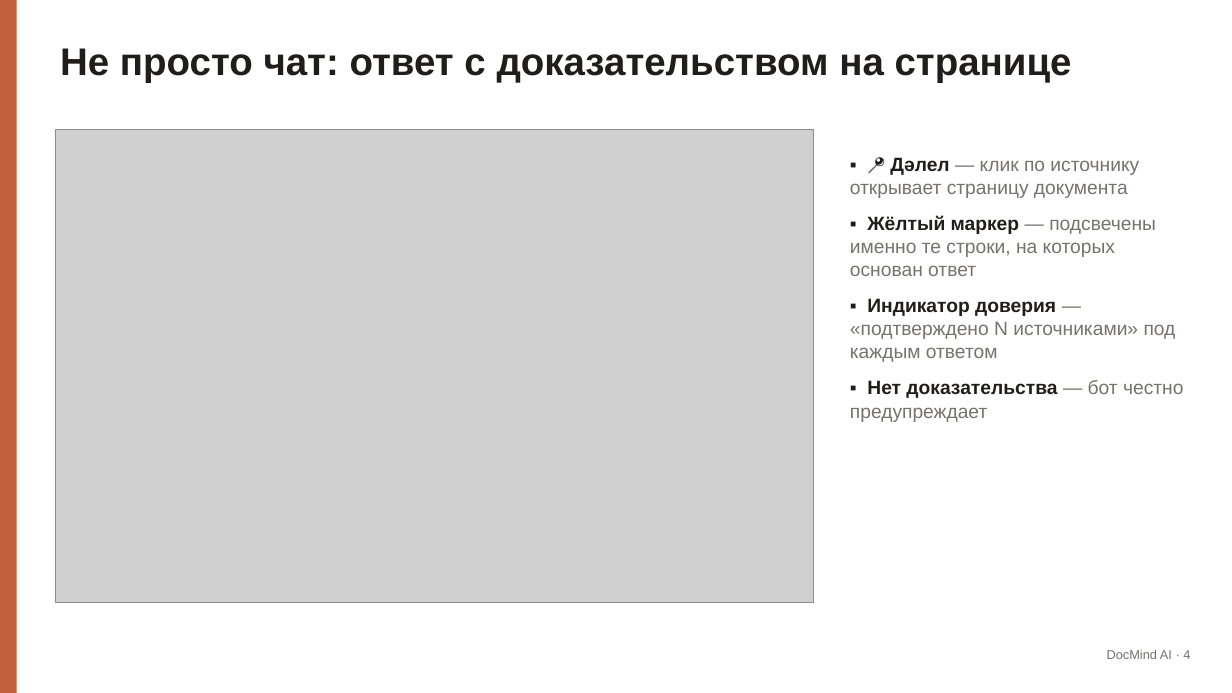
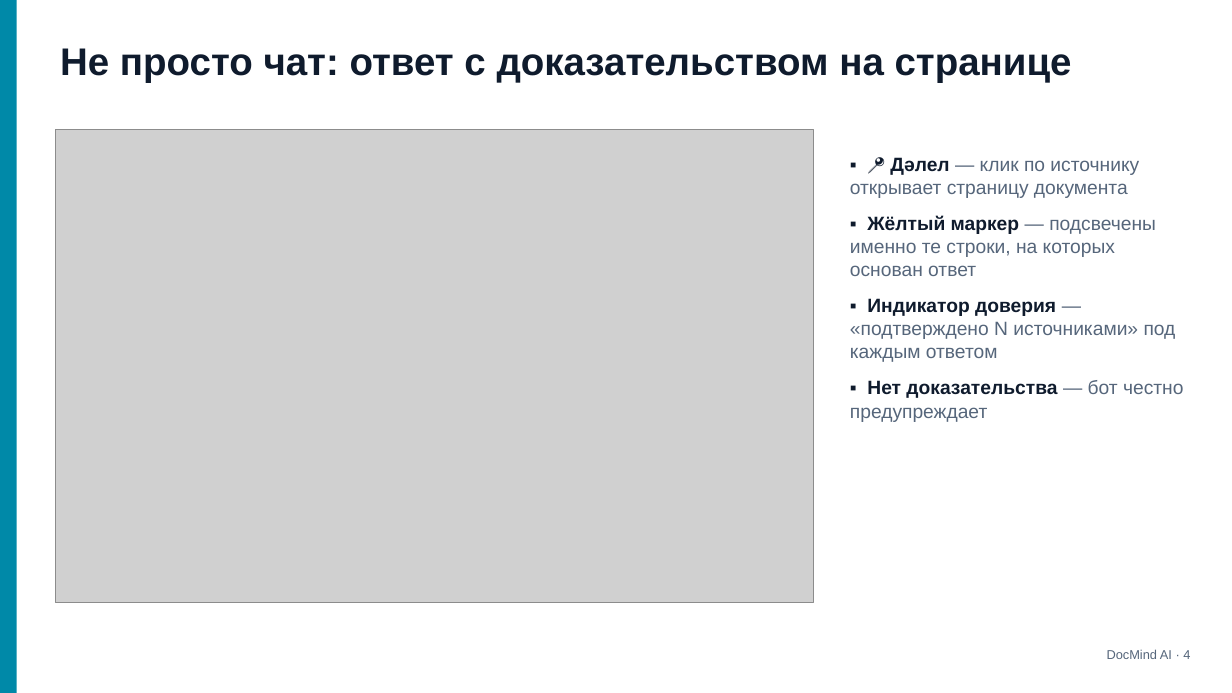
Before and after one commit to adiletpn/ChatBotAI, a slide deck: slide 4 of docs/DocMind_AI_Presentation.pptx. Drawn at 1232x693 pixels with LibreOffice and Linux fonts; fonts in the diff are those of the drawing; grey boxes stand for pictures. Boxes give left, top, right and bottom in pixels: in the first picture for what was removed or moved away, otherwise in the second. Text is boxed around its words. In the diff, an @@ line names an element or a change of style, - is before the commit and + after.

```diff
--- a/docs/DocMind_AI_Presentation.pptx
+++ b/docs/DocMind_AI_Presentation.pptx
@@ rectangle at bbox=[0, 0, 17, 693]: fill #C2603E to #0089A8 @@
@@ text "Не просто чат: ответ с ..." at bbox=[60, 48, 1072, 83]: text colour #1F1E1D to #0F1B2D @@
@@ text "▪ 📍 Дәлел — клик ..." at bbox=[850, 157, 1183, 422]: text colour #1F1E1D to #0F1B2D in "▪ 📍 Дәлел", "▪ Жёлтый маркер", "▪ Индикатор доверия", "▪ Нет доказательства"; text colour #75736B to #56667B in "— клик по источнику открывает страницу документа", "— подсвечены именно те строки, на которых ...", "— «подтверждено N источниками» под каждым ответом", "— бот честно предупреждает" @@
@@ text "DocMind AI · 4" at bbox=[1107, 649, 1190, 659]: text colour #75736B to #56667B @@
```
Also in this commit, not shown: 12 other slides changed.
